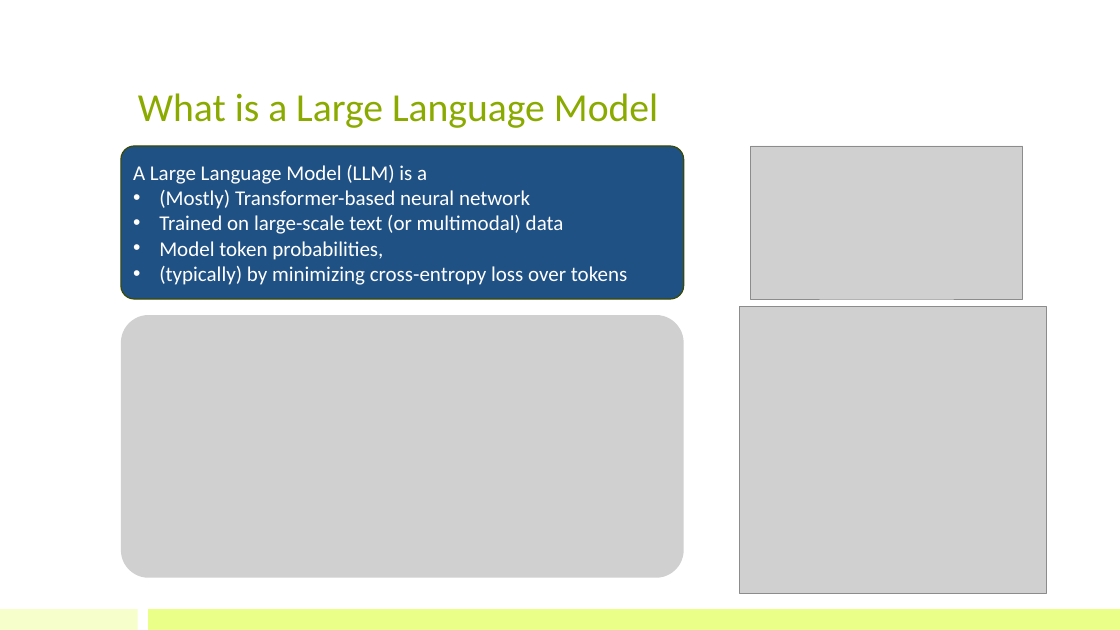
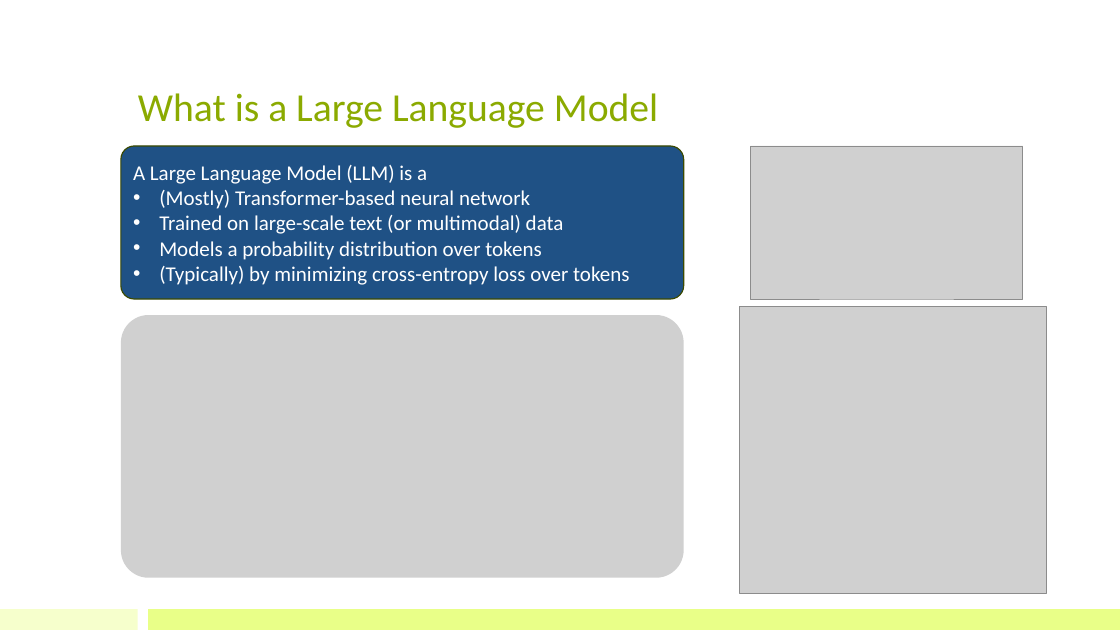
Before and after one commit to bioinfo-kaust/gfm-workshop, a slide deck: slide 4 of lecture_slides/1.day1_before_lunch/lecture_1a_intro_gfm.pptx. Drawn at 1120x630 pixels with LibreOffice and Linux fonts; fonts in the diff are those of the drawing; grey boxes stand for pictures. Boxes give left, top, right and bottom in pixels: in the first picture for what was removed or moved away, otherwise in the second. Text is boxed around its words. In the diff, an @@ line names an element or a change of style, - is before the commit and + after.

```diff
--- a/lecture_slides/1.day1_before_lunch/lecture_1a_intro_gfm.pptx
+++ b/lecture_slides/1.day1_before_lunch/lecture_1a_intro_gfm.pptx
@@ text in rounded rectangle at bbox=[159, 241, 629, 285]: text changed @@
-• Model token probabilities,
-• (typically) by minimizing cross-entropy loss over tokens
+• Models a probability distribution over tokens
+• (Typically) by minimizing cross-entropy loss over tokens
```
Also in this commit, not shown: 5 other slides changed, 2 other files.
